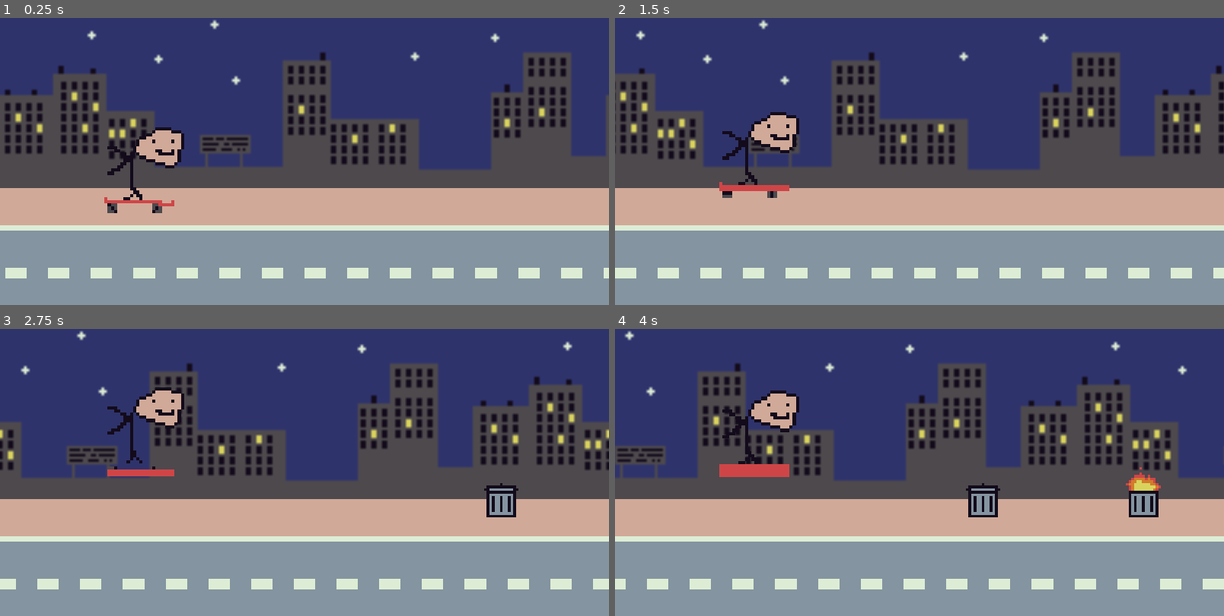
Above: before the commit, frames 1-4 (two rows, left to right).
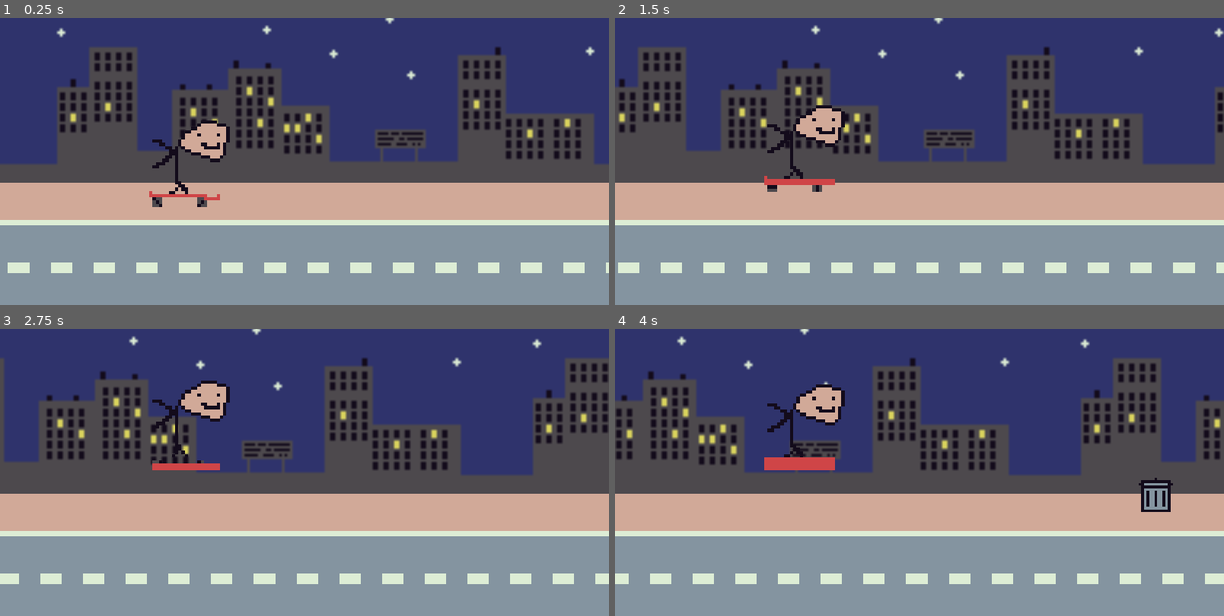
Above: after the commit, the same moments.

Repository: arnauddrain/ugly-skater
Game: Godot game, scene res://scenes/main.tscn
Two runs of this game, one before a commit and one after it. Both use one fixed random seed, a clock stepped at 60 frames per second and the inputs below.
Inputs (mouse positions are in pixels of both pictures, inside the frame that each line leads up to):
- Up to frame 1 (0.25 s): no input
- Up to frame 2 (1.5 s): move the mouse to (1053, 147) at 0.52 s; click (1053, 147) at 0.67 s; move the mouse to (797, 175) at 1.27 s; click (797, 175) at 1.42 s
- Up to frame 3 (2.75 s): move the mouse to (365, 409) at 2.02 s; click (365, 409) at 2.17 s
- Up to frame 4 (4 s): move the mouse to (889, 529) at 2.77 s; click (889, 529) at 2.92 s; move the mouse to (1102, 515) at 3.52 s; click (1102, 515) at 3.67 s

The runs differ from the first frame. In frame 1, 29% of the frame differs, in the area x 0-100%, y 0-91%; in frame 2, 29%; in frame 3, 29%; in frame 4, 31%.

Commit message:
parralax, camera, collision, game over

Diff:
--- a/project.godot
+++ b/project.godot
@@ -7,6 +7,16 @@
 ;   param=value ; assign values to parameters
 
 config_version=4
+
+_global_script_classes=[ {
+"base": "StaticBody2D",
+"class": "TrashFire",
+"language": "GDScript",
+"path": "res://scenes/trash-fire.gd"
+} ]
+_global_script_class_icons={
+"TrashFire": ""
+}
 
 [application]
 
--- a/scenes/main.tscn
+++ b/scenes/main.tscn
@@ -1,27 +1,24 @@
-[gd_scene load_steps=5 format=2]
+[gd_scene load_steps=4 format=2]
 
 [ext_resource path="res://scenes/player.tscn" type="PackedScene" id=1]
 [ext_resource path="res://images/background.png" type="Texture" id=2]
 [ext_resource path="res://scripts/main.gd" type="Script" id=3]
-[ext_resource path="res://scripts/background.gd" type="Script" id=4]
 
 [node name="Node2D" type="Node"]
 
 [node name="Game" type="Node2D" parent="."]
 script = ExtResource( 3 )
 
-[node name="Background1" type="Sprite" parent="Game"]
+[node name="ParallaxBackground" type="ParallaxBackground" parent="Game"]
+
+[node name="ParallaxLayer" type="ParallaxLayer" parent="Game/ParallaxBackground"]
+motion_scale = Vector2( 0.5, 1 )
+motion_mirroring = Vector2( 1140, 540 )
+
+[node name="Background1" type="Sprite" parent="Game/ParallaxBackground/ParallaxLayer"]
 scale = Vector2( 5, 5 )
 texture = ExtResource( 2 )
 centered = false
-script = ExtResource( 4 )
-
-[node name="Background2" type="Sprite" parent="Game"]
-position = Vector2( 1140, 0 )
-scale = Vector2( 5, 5 )
-texture = ExtResource( 2 )
-centered = false
-script = ExtResource( 4 )
 
 [node name="Player" parent="Game" instance=ExtResource( 1 )]
 
@@ -29,4 +26,5 @@
 wait_time = 1.5
 autostart = true
 
+[connection signal="burned" from="Game/Player" to="Game" method="_on_Player_burned"]
 [connection signal="timeout" from="Game/TrashTimer" to="Game" method="_on_TrashTimer_timeout"]
--- a/scenes/player.tscn
+++ b/scenes/player.tscn
@@ -1,10 +1,7 @@
-[gd_scene load_steps=6 format=2]
+[gd_scene load_steps=5 format=2]
 
 [ext_resource path="res://images/skater-combine.png" type="Texture" id=1]
 [ext_resource path="res://scripts/player.gd" type="Script" id=2]
-
-[sub_resource type="RectangleShape2D" id=1]
-extents = Vector2( 75.4962, 84.9946 )
 
 [sub_resource type="Animation" id=2]
 resource_name = "jump"
@@ -49,10 +46,13 @@
 vframes = 2
 frame = 7
 
-[node name="CollisionShape2D" type="CollisionShape2D" parent="."]
-position = Vector2( -15.376, 5.58046 )
-shape = SubResource( 1 )
-
 [node name="AnimationPlayer" type="AnimationPlayer" parent="."]
 anims/jump = SubResource( 2 )
 anims/skate = SubResource( 3 )
+
+[node name="Camera" type="Camera2D" parent="."]
+offset = Vector2( 200, 0 )
+current = true
+
+[node name="CollisionPolygon2D" type="CollisionPolygon2D" parent="."]
+polygon = PoolVector2Array( 58.5566, -11.4037, 61.1838, -56.065, 54.1781, -70.9522, 12.1438, -78.3958, -29.0147, -56.9408, -35.5826, -36.7993, -44.7776, -31.1072, -78.9304, -44.2429, -57.9133, -18.8472, -83.7468, 6.98633, -80.244, 15.3056, -46.0912, -11.4037, -43.464, 56.0263, -79.8061, 63.9077, -88.1254, 75.7298, -86.8118, 91.4927, 23.5281, 92.8063, 23.5281, 78.7948, 23.0902, 64.3456, -17.6305, 58.6534, -29.8904, 35.447, -30.7662, -20.1608, 18.2738, -0.45723 )
--- a/scenes/street.tscn
+++ b/scenes/street.tscn
@@ -21,3 +21,9 @@
 [node name="CollisionShape2D" type="CollisionShape2D" parent="."]
 position = Vector2( -0.0666382, 4.46734 )
 shape = SubResource( 1 )
+
+[node name="VisibilityNotifier2D" type="VisibilityNotifier2D" parent="."]
+position = Vector2( 7.21216e-06, -8.47475 )
+scale = Vector2( 1.72106, 2.51235 )
+
+[connection signal="screen_exited" from="VisibilityNotifier2D" to="." method="_on_VisibilityNotifier2D_screen_exited"]
--- a/scenes/trash-fire.gd
+++ b/scenes/trash-fire.gd
@@ -1,13 +1,9 @@
+class_name TrashFire
+
 extends StaticBody2D
-
-var velocity = -200
-var size
 
 func _ready():
 	$AnimationPlayer.play("fire")
-	size = $Sprite.texture.get_size().x * scale.x
 
-func _process(delta):
-	position.x += velocity * delta
-	if (position.x < -size):
-		queue_free()
+func _on_VisibilityNotifier2D_screen_exited():
+	queue_free()
--- a/scenes/trash-fire.tscn
+++ b/scenes/trash-fire.tscn
@@ -1,10 +1,10 @@
-[gd_scene load_steps=5 format=2]
+[gd_scene load_steps=6 format=2]
 
 [ext_resource path="res://scenes/trash-fire.gd" type="Script" id=1]
 [ext_resource path="res://images/trash-fire.png" type="Texture" id=2]
 
 [sub_resource type="RectangleShape2D" id=1]
-extents = Vector2( 5.50012, 8.16227 )
+extents = Vector2( 5.50012, 4.81745 )
 
 [sub_resource type="Animation" id=2]
 resource_name = "fire"
@@ -23,6 +23,9 @@
 "values": [ 0, 3 ]
 }
 
+[sub_resource type="RectangleShape2D" id=3]
+extents = Vector2( 6.30748, 2.8592 )
+
 [node name="TrashFire" type="StaticBody2D"]
 scale = Vector2( 5, 5 )
 script = ExtResource( 1 )
@@ -32,8 +35,18 @@
 hframes = 4
 
 [node name="CollisionShape2D" type="CollisionShape2D" parent="."]
-position = Vector2( 0.61828, 4.77637 )
+position = Vector2( 0.61828, 7.83034 )
 shape = SubResource( 1 )
 
 [node name="AnimationPlayer" type="AnimationPlayer" parent="."]
 anims/fire = SubResource( 2 )
+
+[node name="CollisionFire" type="CollisionShape2D" parent="."]
+position = Vector2( 0.61828, -5.96046e-08 )
+scale = Vector2( 1, 1 )
+shape = SubResource( 3 )
+
+[node name="VisibilityNotifier2D" type="VisibilityNotifier2D" parent="."]
+position = Vector2( 0.61828, 5.00687 )
+
+[connection signal="screen_exited" from="VisibilityNotifier2D" to="." method="_on_VisibilityNotifier2D_screen_exited"]
--- a/scenes/trash.tscn
+++ b/scenes/trash.tscn
@@ -16,3 +16,9 @@
 [node name="CollisionShape2D" type="CollisionShape2D" parent="."]
 position = Vector2( 0.472858, 6.95778 )
 shape = SubResource( 1 )
+
+[node name="VisibilityNotifier2D" type="VisibilityNotifier2D" parent="."]
+position = Vector2( 0.921037, 6.68964 )
+scale = Vector2( 0.830335, 0.869115 )
+
+[connection signal="screen_exited" from="VisibilityNotifier2D" to="." method="_on_VisibilityNotifier2D_screen_exited"]
--- a/scripts/background.gd
+++ /dev/null
@@ -1,12 +0,0 @@
-extends Sprite
-
-var velocity = -100
-var size = 0
-
-func _ready():
-	size = texture.get_size().x * scale.x
-
-func _process(delta):
-	position.x += velocity * delta
-	if (position.x < -size):
-		position.x += 2 * size
--- a/scripts/main.gd
+++ b/scripts/main.gd
@@ -16,12 +16,14 @@
 	var street_size = street_node_sample.get_node('Sprite').texture.get_size() * street_node_sample.scale
 	$Player.position.x = screen_size.x / 4
 	$Player.position.y = screen_size.y / 2
+	var camera = $Player.get_node("Camera")
+	camera.limit_top = 10
 	for i in range(9):
 		var street_node = street_scene.instance()
 		street_node.position.x = i * street_size.x;
 		street_node.position.y = screen_size.y - street_size.y / 2 + 20;
 		add_child(street_node)
-		move_child(street_node, 2)
+		move_child(street_node, 1)
 
 func _on_TrashTimer_timeout():
 	if rng.randi_range(0, 10) > 4:
@@ -33,4 +35,8 @@
 		add_child(trash_node)
 		move_child(trash_node, 100)
 		trash_node.position.y = screen_size.y / 2 + 20
-		trash_node.position.x = screen_size.x + 50
+		trash_node.position.x = $Player.position.x + screen_size.x
+
+
+func _on_Player_burned():
+	$Player.hide()
--- a/scripts/player.gd
+++ b/scripts/player.gd
@@ -8,9 +8,12 @@
 var current_jump_duration = 0
 var jumping_more = false
 
+signal burned
+
 # Called when the node enters the scene tree for the first time.
 func _ready():
 	skate()
+	velocity.x = 200
 
 func skate():
 	jumping = false
@@ -35,9 +38,15 @@
 	if jumping_more && current_jump_duration > 0:
 		current_jump_duration -= delta
 		velocity.y += jump_speed * delta * 2
-	var collision =	move_and_slide(velocity, Vector2.UP)
+	move_and_slide(velocity, Vector2.UP)
 	if is_on_floor() && jumping:
 		skate()
+	for i in get_slide_count():
+		var collision = get_slide_collision(i)
+		if collision.collider.name == 'TrashFire':
+			emit_signal("burned")
+			hide()
+			velocity.x = 0
 
 
 func _input(event):
--- a/scripts/street.gd
+++ b/scripts/street.gd
@@ -1,12 +1,9 @@
 extends StaticBody2D
 
-var velocity = -200
 var size
 
 func _ready():
 	size = $Sprite.texture.get_size().x * scale.x
 
-func _process(delta):
-	position.x += velocity * delta
-	if (position.x < -size):
-		position.x += size * 9
+func _on_VisibilityNotifier2D_screen_exited():
+	position.x += size * 9
--- a/scripts/trash.gd
+++ b/scripts/trash.gd
@@ -1,12 +1,4 @@
 extends StaticBody2D
 
-var velocity = -200
-var size
-
-func _ready():
-	size = $Sprite.texture.get_size().x * scale.x
-
-func _process(delta):
-	position.x += velocity * delta
-	if (position.x < -size):
-		queue_free()
+func _on_VisibilityNotifier2D_screen_exited():
+	queue_free()
